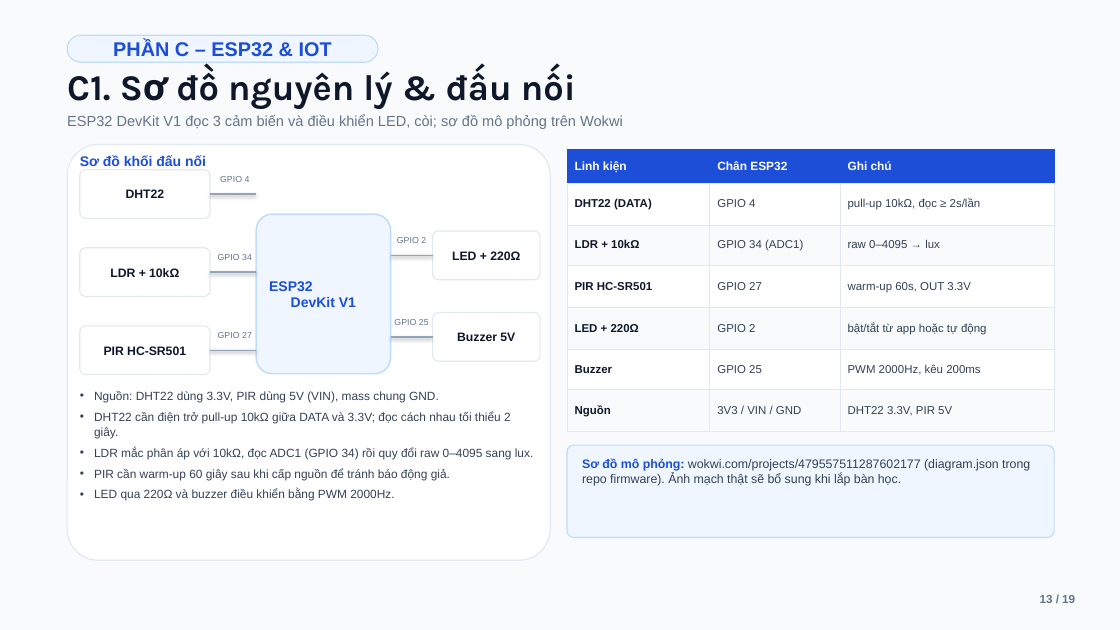
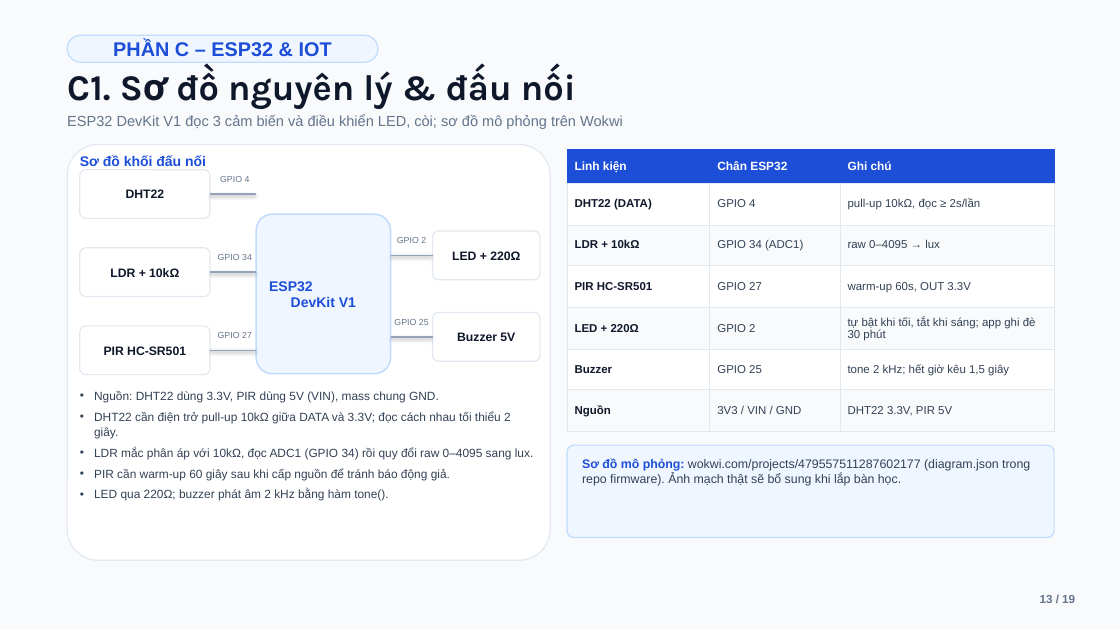
Before and after one commit to ViuGiaLai/Smart-Learning-Assistant-StudyDesk, a slide deck: slide 13 of docs/Slide_Smart_Learning_Assistant.pptx. Drawn at 1120x630 pixels with LibreOffice and Linux fonts; fonts in the diff are those of the drawing. Boxes give left, top, right and bottom in pixels: in the first picture for what was removed or moved away, otherwise in the second. Text is boxed around its words. In the diff, an @@ line names an element or a change of style, - is before the commit and + after.

```diff
--- a/docs/Slide_Smart_Learning_Assistant.pptx
+++ b/docs/Slide_Smart_Learning_Assistant.pptx
@@ table at box(567, 150, 1054, 432) @@
-row 5, column 3: bật/tắt từ app hoặc tự động
+row 5, column 3: tự bật khi tối, tắt khi sáng; app ghi đè 30 phút
-row 6, column 3: PWM 2000Hz, kêu 200ms
+row 6, column 3: tone 2 kHz; hết giờ kêu 1,5 giây
@@ text at box(94, 489, 388, 501): text changed @@
-• LED qua 220Ω và buzzer điều khiển bằng PWM 2000Hz.
+• LED qua 220Ω; buzzer phát âm 2 kHz bằng hàm tone().
```
Also in this commit, not shown: 7 other slides changed, 1 slide added, 33 other files.
